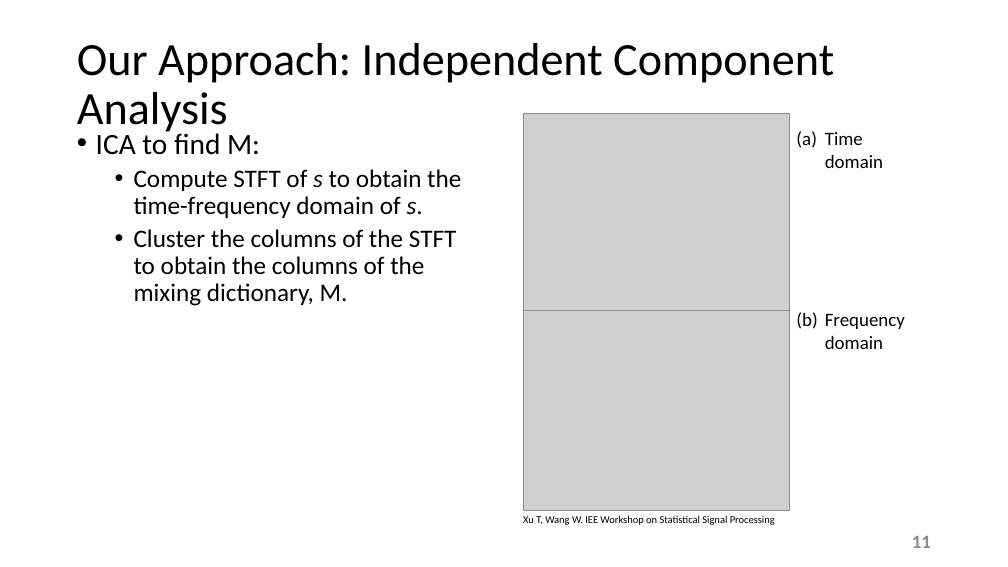
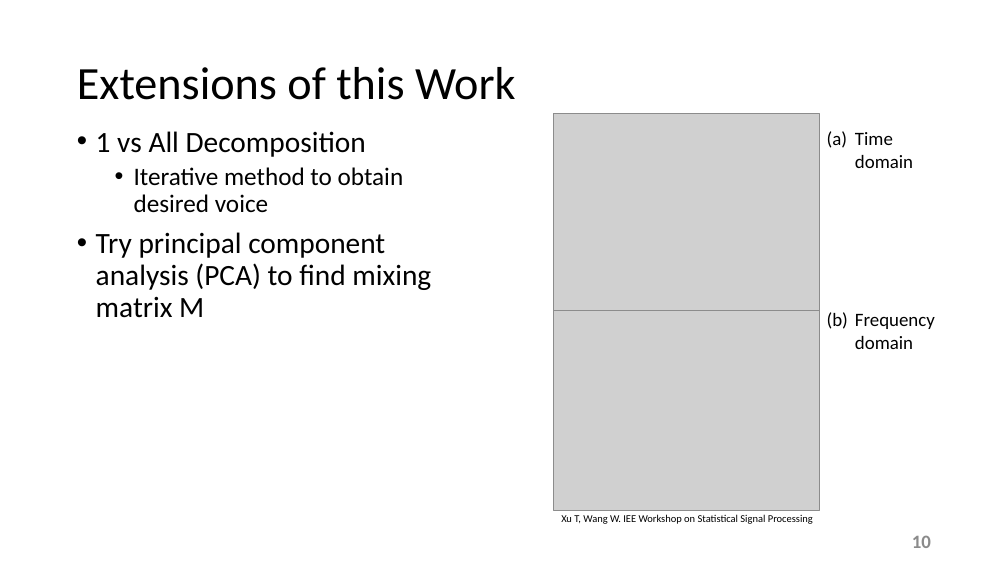
Before and after one commit to esaracin/compressive-sensing-cocktail-party-problem, a slide deck: slide 10 of slide/slides.pptx (slide 11 before the commit). Drawn at 1008x567 pixels with LibreOffice and Linux fonts; fonts in the diff are those of the drawing; grey boxes stand for pictures; background and template pictures are left out. Boxes give left, top, right and bottom in pixels: in the first picture for what was removed or moved away, otherwise in the second. Text is boxed around its words. In the diff, an @@ line names an element or a change of style, - is before the commit and + after.

```diff
--- a/slide/slides.pptx
+++ b/slide/slides.pptx
@@ title at <box>77,67,516,100</box>: text changed @@
-Our Approach: Independent Component Analysis
+Extensions of this Work
@@ text at <box>96,131,431,318</box>: text changed; size 24 to 28 pt @@
-• ICA to find M:
-  • Compute STFT of s to obtain the time-frequency domain of s.
-  • Cluster the columns of the STFT to obtain the columns of the mixing dictionary, M.
+• 1 vs All Decomposition
+  • Iterative method to obtain desired voice
+• Try principal component analysis (PCA) to find mixing matrix M
@@ 2 pictures, 1 text: place and size @@
-2 pictures, 1 text at <box>524,113,905,511</box>
+2 pictures, 1 text at <box>554,113,935,511</box>
@@ text "Xu T, Wang W. IEE ...": place and size @@
-text "Xu T, Wang W. IEE ..." at <box>523,515,775,525</box>
+text "Xu T, Wang W. IEE ..." at <box>561,514,813,524</box>
@@ page number at <box>912,536,931,548</box>: text changed @@
-11
+10
```
Also in this commit, not shown: 5 other slides changed, 1 slide added, 2 slides removed.
